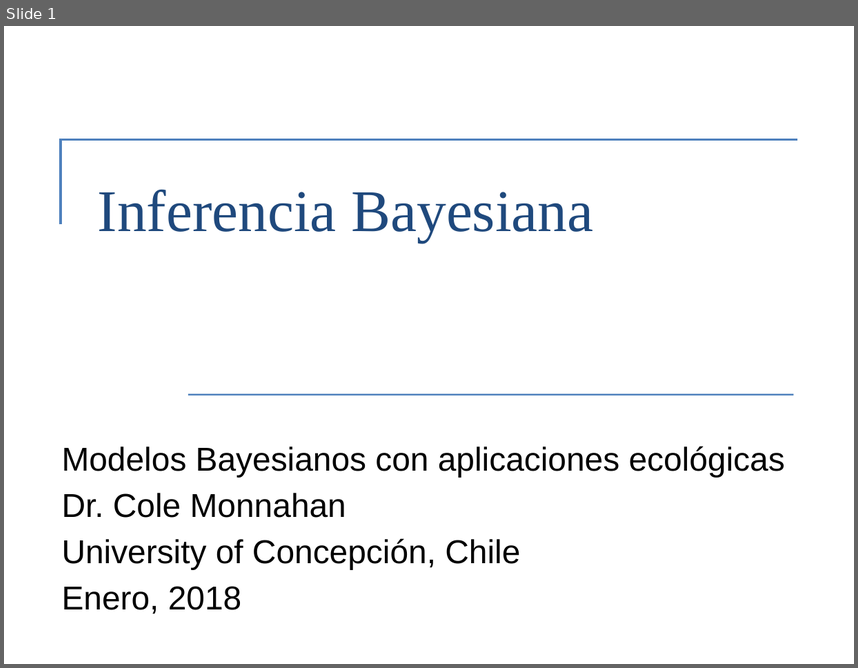
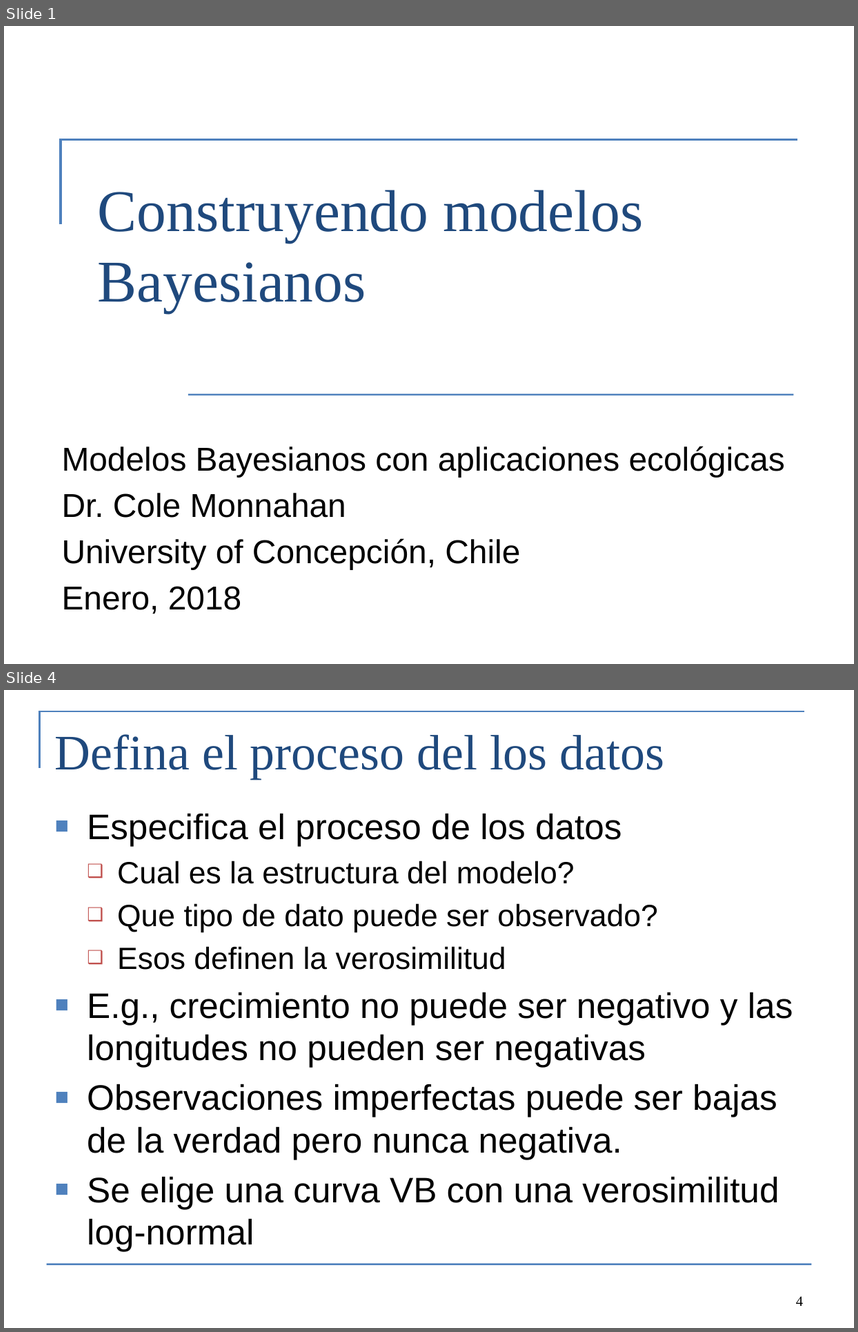
Before and after one commit to colemonnahan/bayes_workshop, a slide deck: dia3/lecture3_modeling.pptx. Shown one above the other, each under a label of ours: slide 1 before the commit, slides 1 and 4 after it; the slides between them are not shown. The pictures are 858x668 and 858x1332 pixels, drawn with LibreOffice and Linux fonts; fonts in the diff are those of the drawing. Boxes give left, top, right and bottom in pixels: in the first picture for what was removed or moved away, otherwise in the second. Text is boxed around its words. In the diff, an @@ line names an element or a change of style, - is before the commit and + after.

```diff
--- a/dia3/lecture3_modeling.pptx
+++ b/dia3/lecture3_modeling.pptx
@@ slide 4 added at (4,690,854,1328), background #FFFFFF @@
@@ freeform shape added at (40,711,805,768), outline #4F81BD 1.5 pt @@
@@ title added at (55,734,665,779), 42 pt, text #1F497D @@
+Defina el proceso del los datos
@@ text added at (87,813,793,1209), 30 pt, text #000000 @@
+■ Especifica el proceso de los datos
+  ❑ Cual es la estructura del modelo?
+  ❑ Que tipo de dato puede ser observado?
+  ❑ Esos definen la verosimilitud
+■ E.g., crecimiento no puede ser negativo y las longitudes no pueden ser negativas
+■ Observaciones imperfectas puede ser bajas de la verdad pero nunca negativa.
+■ Se elige una curva VB con una verosimilitud log-normal
@@ line added from (47, 1264) to (811, 1264), #4F81BD 1.5 pt @@
@@ page number added at (796,1296,803,1305), 12 pt, text #000000 @@
+4
@@ slide 1 changed as well @@
@@ title at (98,190,644,312): text changed @@
-Inferencia Bayesiana
+Construyendo modelos Bayesianos
```
Also in this commit, not shown: 14 other slides changed, 2 other slides added, 5 slides removed, 12 other files.
